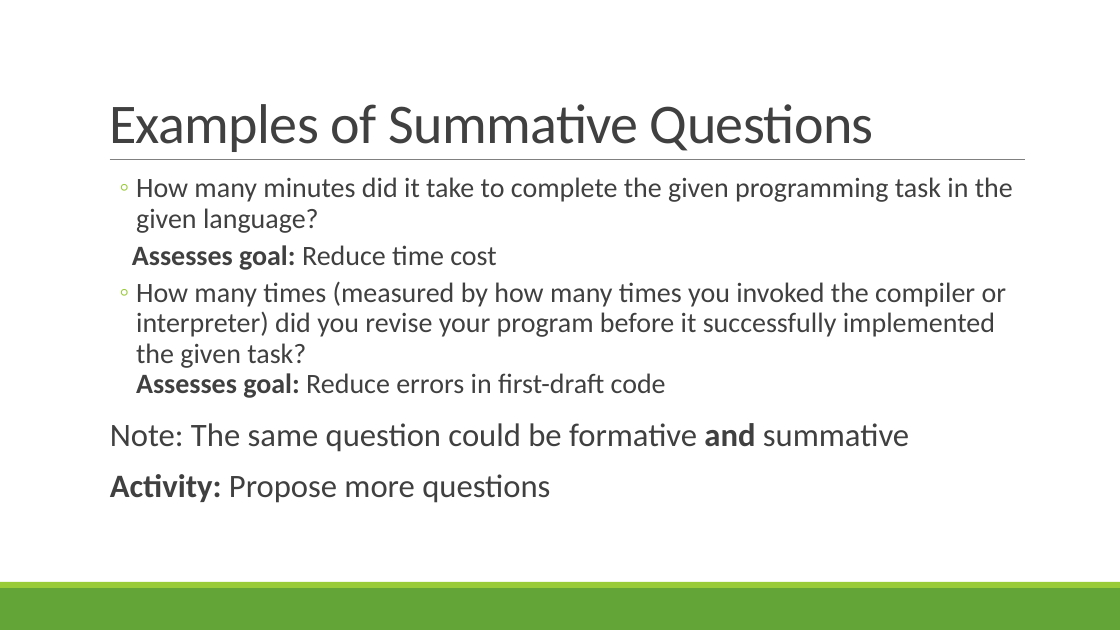
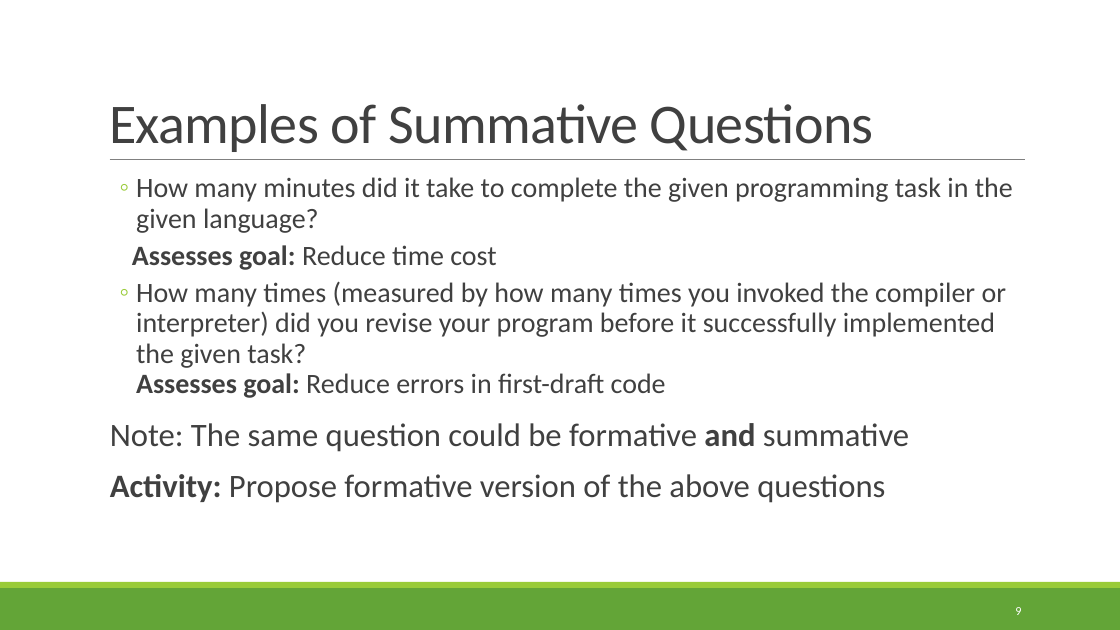
Before and after one commit to rbohrer/pl-course, a slide deck: slide 9 of LectureSlides/09Design2.pptx (slide 8 before the commit). Drawn at 1120x630 pixels with LibreOffice and Linux fonts; fonts in the diff are those of the drawing. Boxes give left, top, right and bottom in pixels: in the first picture for what was removed or moved away, otherwise in the second. Text is boxed around its words. In the diff, an @@ line names an element or a change of style, - is before the commit and + after.

```diff
--- a/LectureSlides/09Design2.pptx
+++ b/LectureSlides/09Design2.pptx
@@ text at (110, 474, 885, 503): text changed @@
-  Activity: Propose more questions
+  Activity: Propose formative version of the above questions
@@ page number added at (1015, 607, 1021, 615), 10.5 pt, text #FFFFFF @@
+9
```
Also in this commit, not shown: 43 other slides changed, 4 slides added.
